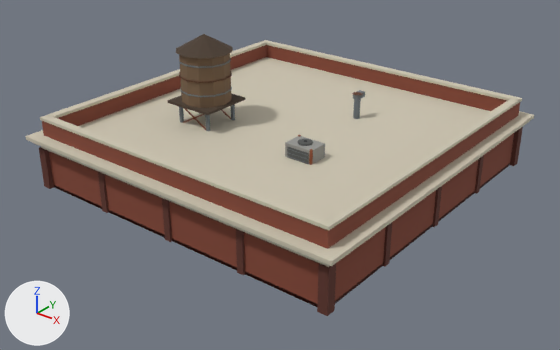
Two versions of the glTF model assets/models/buildings/tw_brick_16_crown.glb, one commit apart.
The view is the same before and after, from a camera (50 mm lens) standing at (21.1, -26.9, 16.5) and looking at (0.5, -1.3, 0.6). The axes (+X, +Y, +Z) are drawn at lower left. The lights are the same throughout. The older version comes first. Vertices at exactly the same position are counted once.

The first picture shows 'tw_brick_16_crown'.
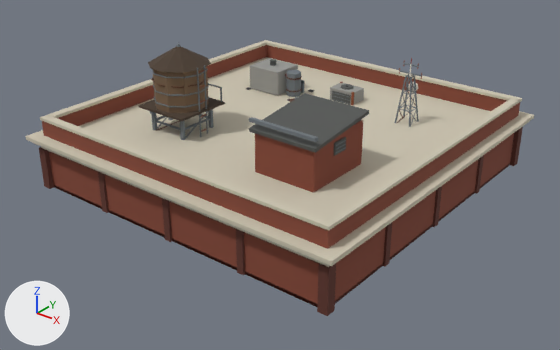
Changed parts and their boxes [x1, y1, x2, y2] in the pictures (560 x 350 px; the box of a moved part takes in the faces that stretch with it):
'tw_brick_16_crown', reshaped
    before: [25, 34, 534, 316]
    after: [25, 40, 534, 316]
part 1 of me_tw_brick_16_crown, moved or reshaped (mostly hidden)
    before: [179, 107, 184, 123]
    after: [151, 113, 157, 130]
part 2 of me_tw_brick_16_crown, moved or reshaped
    before: [205, 115, 210, 131]
    after: [180, 120, 186, 140]
part 3 of me_tw_brick_16_crown, moved or reshaped
    before: [231, 104, 235, 120]
    after: [208, 109, 214, 128]
part 4 of me_tw_brick_16_crown, added
    after: [155, 120, 180, 130]
part 5 of me_tw_brick_16_crown, moved or reshaped (mostly hidden)
    before: [184, 108, 206, 130]
    after: [157, 117, 168, 129]
part 6 of me_tw_brick_16_crown, added
    after: [185, 118, 210, 130]
part 7 of me_tw_brick_16_crown, moved or reshaped
    before: [221, 110, 231, 119]
    after: [186, 110, 210, 138]
part 8 of me_tw_brick_16_crown, added (brown)
    after: [153, 66, 209, 113]
part 9 of me_tw_brick_16_crown, added (brown)
    after: [148, 46, 211, 73]
part 10 of me_tw_brick_16_crown, added
    after: [154, 96, 209, 108]
part 11 of me_tw_brick_16_crown, added
    after: [153, 85, 209, 96]
part 12 of me_tw_brick_16_crown, added
    after: [152, 68, 208, 78]
part 13 of me_tw_brick_16_crown, added
    after: [197, 68, 202, 137]
part 14 of me_tw_brick_16_crown, added
    after: [204, 65, 208, 134]
part 15 of me_tw_brick_16_crown, added
    after: [249, 117, 318, 142]
part 16 of me_tw_brick_16_crown, deleted
    before: [176, 34, 365, 165]
part 17 of me_tw_brick_16_crown, built on
    before: [167, 53, 245, 115]
    after: [138, 58, 369, 193]
part 18 of me_tw_brick_16_crown, added
    after: [395, 58, 422, 127]

The change in detail:
me_tw_brick_16_crown is used by ob_tw_brick_16_crown; location (0.0, 0.0, 0.0).
me_tw_brick_16_crown had 673 vertices, 1066 faces and spanned x -8.6..8.6, y -8.6..8.6, z 0.0..6.9.
me_tw_brick_16_crown now has 1535 vertices, 2398 faces and spans x -8.6..8.6, y -8.6..8.6, z 0.0..6.8.
me_tw_brick_16_crown part 1: the loose piece of 8 vertices spanning x -4.3..-4.2, y -2.9..-2.8, z 2.4..3.6 is moved by (-0.3, -1.5, 0.1).
me_tw_brick_16_crown part 2: the loose piece of 8 vertices spanning x -2.6..-2.4, y -2.9..-2.8, z 2.4..3.6 is moved by (-0.2, -1.5, 0.1).
me_tw_brick_16_crown part 3: the loose piece of 8 vertices spanning x -2.6..-2.4, y -1.2..-1.1, z 2.4..3.6 is moved by (-0.2, -1.3, 0.1).
me_tw_brick_16_crown part 4: a new loose piece, a box spanning x -4.525..-2.675, y -4.365..-4.285, z 3.024..3.104, in mat_palette (picture img_palette).
me_tw_brick_16_crown part 5: the loose piece of 8 vertices spanning x -4.2..-2.5, y -2.9..-2.8, z 2.5..3.5 is turned -90 degrees about the z axis through its middle and scaled by 1.07, then moved by (-1.2, -0.5, 0.0), in mat_palette (picture img_palette).
me_tw_brick_16_crown part 6: a new loose piece, a box spanning x -2.715..-2.635, y -4.325..-2.475, z 3.024..3.104, in mat_palette (picture img_palette).
me_tw_brick_16_crown part 7: the loose piece of 8 vertices spanning x -4.2..-2.5, y -1.2..-1.1, z 2.5..3.5 is turned -90 degrees about the z axis through its middle and scaled by 1.07, then moved by (0.7, -2.3, 0.0), in mat_palette (picture img_palette).
me_tw_brick_16_crown part 8: a new loose piece, a 10-sided cylinder along z spanning x -4.8..-2.3, y -4.6..-2.2, z 3.8..5.8, in mat_palette (picture img_palette).
me_tw_brick_16_crown part 9: a new loose piece, a 10-sided cut cone along z (radius 1.43 at the low end, 0.06 at the high end) spanning x -5.03..-2.17, y -4.76..-2.04, z 5.79..6.57, in mat_palette (picture img_palette).
me_tw_brick_16_crown part 10: a new loose piece, a 10-sided cylinder along z spanning x -4.88..-2.32, y -4.617..-2.183, z 4.113..4.173, in mat_palette (picture img_palette).
me_tw_brick_16_crown part 11: a new loose piece, a 10-sided cylinder along z spanning x -4.88..-2.32, y -4.617..-2.183, z 4.659..4.719, in mat_palette (picture img_palette).
me_tw_brick_16_crown part 12: a new loose piece, a 10-sided cylinder along z spanning x -4.88..-2.32, y -4.617..-2.183, z 5.478..5.538, in mat_palette (picture img_palette).
me_tw_brick_16_crown part 13: a new loose piece, a box spanning x -2.275..-2.225, y -3.645..-3.595, z 2.4..5.89, in mat_palette (picture img_palette).
me_tw_brick_16_crown part 14: a new loose piece, a box spanning x -2.275..-2.225, y -3.205..-3.155, z 2.4..5.89, in mat_palette (picture img_palette).
me_tw_brick_16_crown part 15: a new loose piece, a box spanning x 1.94..5.26, y -5.06..-4.88, z 4.86..5.0, in mat_palette (picture img_palette).
me_tw_brick_16_crown part 16: 34 loose pieces with 353 vertices, spanning x -4.7..3.5, y -3.3..3.2, z 2.4..6.9, are deleted.
me_tw_brick_16_crown part 17: 31 vertices removed from x -4.7..-2.1, y -3.3..-0.7, z 3.6..6.1; 609 vertices added at x -5.0..5.3, y -5.1..5.1, z 2.4..5.7.
me_tw_brick_16_crown part 18: 386 vertices added at x 3.6..4.8, y 3.3..4.3, z 2.4..5.8.
Other edits to the shape of me_tw_brick_16_crown do not show in these pictures.
